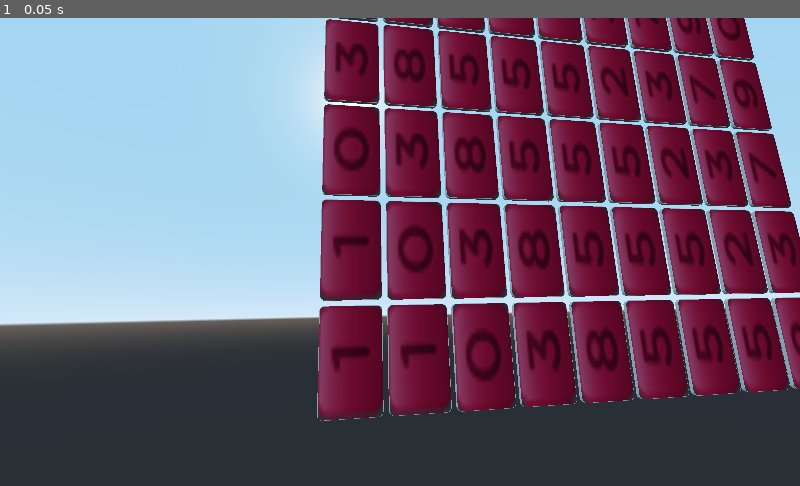
Above: before the commit, frame 1.
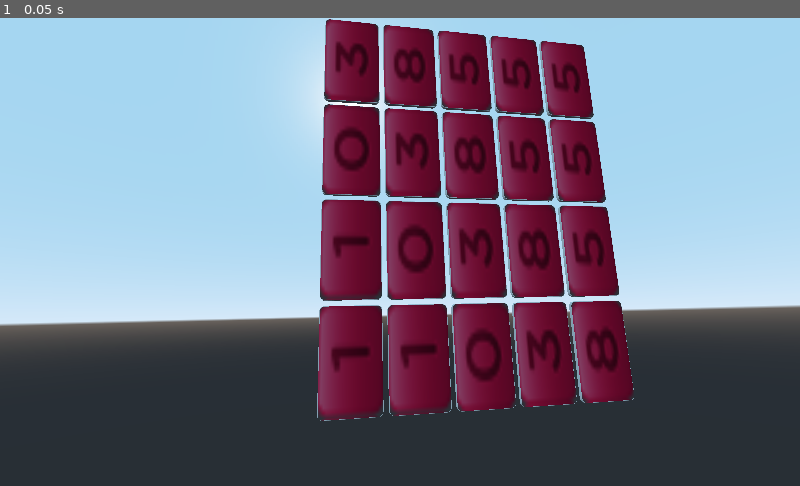
Above: after the commit, the same moment.

Repository: Seb-C89/godot-domino
Game: Godot game, scene res://scn/game.tscn
Same seed, same stepped clock (60 frames per second), same inputs: the game is played once before the commit and once after it.
Inputs:
- Up to frame 1 (0.05 s): no input

The runs differ from the first frame. In frame 1, 17% of the frame differs, in the area x 42-100%, y 0-82%.

Commit message:
FIX board.init() remaining magic number

Diff:
--- a/scn/board.gd
+++ b/scn/board.gd
@@ -30,10 +30,10 @@
 #	var domino_scn = domino_pack.instance()
 
 	#Allocation
-	__board.resize(5)
+	__board.resize(__rows)
 	for rowID in len(__board):
 		__board[rowID] = []
-		__board[rowID].resize(9)
+		__board[rowID].resize(__cols)
 
 	#Generate all domino
 	for rowID in len(__board): # for rowID, row in enumarate(board):
